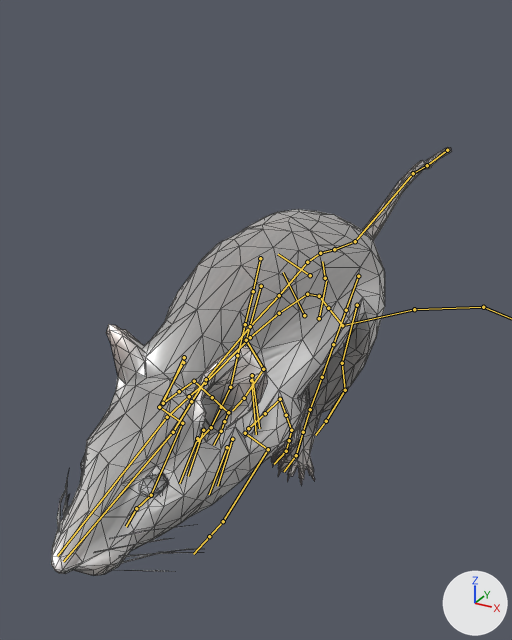
An edit to the Blender file vertex_animation_texture/Data/BlendFiles/mouse.blend, drawn before and after from the same camera.
One viewpoint serves both versions: a camera (50 mm lens) standing at (0.647, -1.25, 0.893) and looking at (-0.125, 0.153, 0.191). Every picture has the same lights, and +X, +Y and +Z are marked at lower right. Both versions are drawn at frame 12 of the action 'Run'; the numbers are the values there. The bones that bend it are drawn over the model as lines. Mesh edges are drawn as thin lines.

Names of what the first picture shows: 'Mouse'.
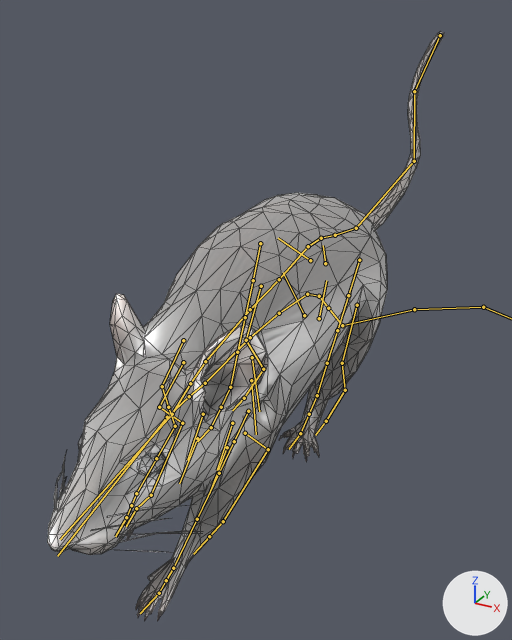
Commit message: Working on run animation.

Pixel boxes [x1, y1, x2, y2] of what changed, in the pictures (512 x 640 px):
```json
{"object": "Mouse", "change": "posed", "before": [51, 147, 452, 576], "after": [47, 31, 444, 621], "on screen": "37% taller"}
```

The change, as JSON lines over the scene's bpy script:
```json
{"block": "bone_torso", "where": "bone_torso = bpy.data.objects['rig'].pose.bones['torso']  # child of 'MCH-torso.parent'"}
{"op": "set", "path": "bone_torso.location", "old": "(0.0, 0.0, 0.025)", "new": "(0.0, 0.0, 0.062)"}
{"block": "bone_spine_001", "where": "bone_spine_001 = bpy.data.objects['rig'].pose.bones['spine.001']  # child of 'spine.002'"}
{"op": "set", "path": "bone_spine_001.rotation_quaternion", "old": "(0.876, -0.281, 0.066, 0.381)", "new": "(0.796, 0.223, 0.216, 0.516)", "note": "degrees (-28, 19, 42) -> degrees (36, 7, 68)"}
{"block": "bone_spine", "where": "bone_spine = bpy.data.objects['rig'].pose.bones['spine']  # child of 'spine.001'"}
{"op": "set", "path": "bone_spine.rotation_quaternion", "old": "(0.803, 0.352, -0.045, 0.474)", "new": "(0.863, -0.168, -0.238, 0.407)", "note": "degrees (35, -24, 53) -> degrees (-30, -16, 55)"}
{"block": "bone_front_foot_ik_l", "where": "bone_front_foot_ik_l = bpy.data.objects['rig'].pose.bones['front_foot_ik.L']  # child of 'MCH-front_foot_ik.parent.L'"}
{"op": "set", "path": "bone_front_foot_ik_l.location", "old": "(0.0, 0.309, 0.0)", "new": "(0.0, -0.155, 0.0)"}
{"block": "bone_front_foot_heel_ik_l", "where": "bone_front_foot_heel_ik_l = bpy.data.objects['rig'].pose.bones['front_foot_heel_ik.L']  # child of 'front_foot_ik.L'"}
{"op": "set", "path": "bone_front_foot_heel_ik_l.rotation_quaternion", "old": "(0.876, 0.455, 0.003, 0.158)", "new": "(0.979, 0.191, 0.001, 0.066)", "note": "degrees (54, -8, 16) -> degrees (22, -1, 8)"}
{"block": "bone_front_foot_ik_r", "where": "bone_front_foot_ik_r = bpy.data.objects['rig'].pose.bones['front_foot_ik.R']  # child of 'MCH-front_foot_ik.parent.R'"}
{"op": "set", "path": "bone_front_foot_ik_r.location", "old": "(0.0, 0.308, 0.0)", "new": "(0.0, -0.03, 0.0)"}
{"block": "bone_foot_ik_l", "where": "bone_foot_ik_l = bpy.data.objects['rig'].pose.bones['foot_ik.L']  # child of 'MCH-foot_ik.parent.L'"}
{"op": "set", "path": "bone_foot_ik_l.location", "old": "(0.0, -0.159, 0.0)", "new": "(0.0, -0.137, 0.043)"}
{"block": "bone_foot_heel_ik_l", "where": "bone_foot_heel_ik_l = bpy.data.objects['rig'].pose.bones['foot_heel_ik.L']  # child of 'foot_ik.L'"}
{"op": "set", "path": "bone_foot_heel_ik_l.rotation_quaternion", "old": "(0.954, 0.166, -0.002, 0.064)", "new": "(0.988, 0.044, 0.002, 0.057)", "note": "degrees (20, -1, 7) -> degrees (5, 0, 7)"}
```
